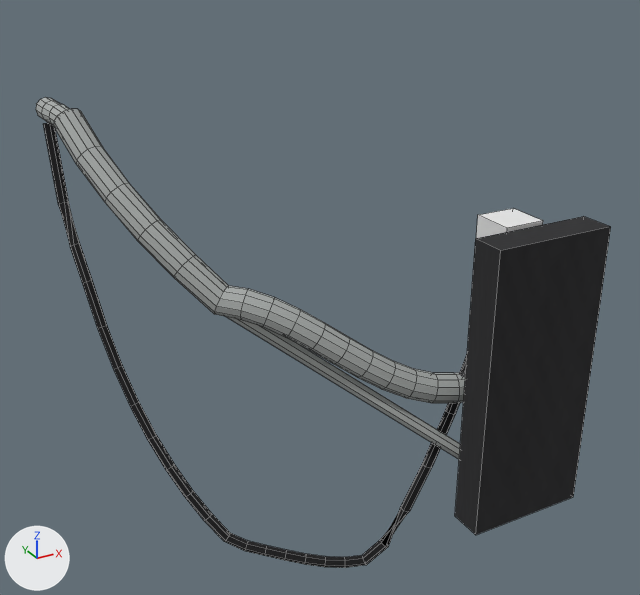
The OBJ model src/main/resources/assets/realgrid/models/block/pole_light_mount/arm_2_left_wired.obj: old version first, new version second.
Before and after are seen from a 50 mm lens placed at (-1.08, -2.6, 1.72), pointed at (0.12, -0.41, 0.62). The lights are fixed; the arrows at lower left show +X, +Y and +Z. The older version comes first. Mesh edges are drawn as thin lines. Where no turn or scale is listed for an object, it has been applied to the vertices. Vertices at exactly the same position are counted once.

Names of what the first picture shows: 'pole_light_mount_2_left_wired'.
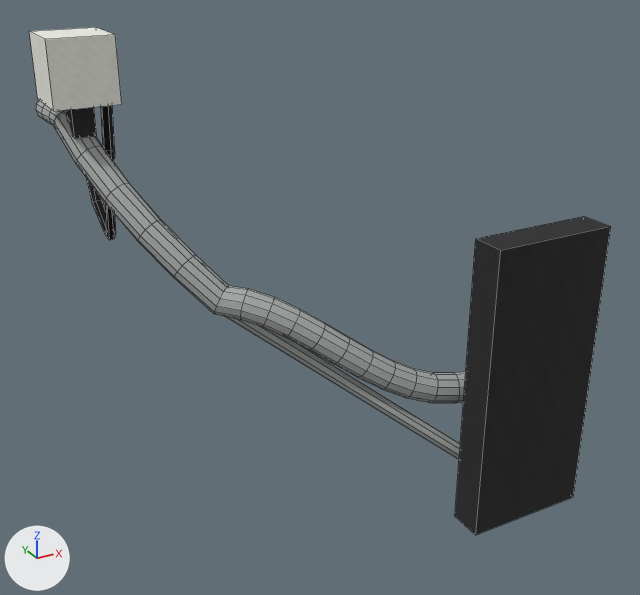
The change in detail:
me_pole_light_mount_2_left_wired is used by ob_pole_light_mount_2_left_wired; location (0.0, 0.0, 0.0).
me_pole_light_mount_2_left_wired had 476 vertices, 443 faces and spanned x -0.534..0.688, y -1.0..0.204, z -0.224..1.19.
me_pole_light_mount_2_left_wired now has 364 vertices, 329 faces and spans x -0.556..0.688, y -1.0..0.204, z 0.063..1.405.
me_pole_light_mount_2_left_wired part 1: a new loose piece, a box spanning x -0.493..-0.431, y -0.1..-0.037, z 1.124..1.218, in mat_clamp (picture img_pole_light_mount_clamp).
me_pole_light_mount_2_left_wired part 2: a new loose piece, a box spanning x -0.556..-0.368, y -0.162..0.025, z 1.218..1.405, in mat_porcelain (its picture is missing).
me_pole_light_mount_2_left_wired part 3: a new loose piece of 36 vertices spanning x -0.511..-0.358, y -0.058..0.204, z 0.768..1.344, in mat_cable (picture img_pole_light_mount_cable).
me_pole_light_mount_2_left_wired part 4: the loose piece of 150 vertices spanning x -0.515..0.514, y -0.799..0.204, z -0.224..1.116 is deleted.
me_pole_light_mount_2_left_wired part 5: the loose piece of 8 vertices spanning x 0.438..0.562, y -0.875..-0.75, z 0.813..0.938 is deleted.
Other edits to the shape of me_pole_light_mount_2_left_wired do not show in these pictures.

Location of each change, [x1, y1, x2, y2] in pixels of the pictures (640 x 595 px):
'pole_light_mount_2_left_wired', reshaped (8% taller)
    before: [36, 97, 611, 568]
    after: [29, 27, 611, 535]
part 1 of me_pole_light_mount_2_left_wired, added
    after: [66, 107, 97, 138]
part 2 of me_pole_light_mount_2_left_wired, added
    after: [29, 27, 122, 111]
part 3 of me_pole_light_mount_2_left_wired, added
    after: [86, 106, 116, 240]
part 4 of me_pole_light_mount_2_left_wired, deleted
    before: [43, 123, 467, 568]
part 5 of me_pole_light_mount_2_left_wired, deleted
    before: [476, 208, 543, 238]
